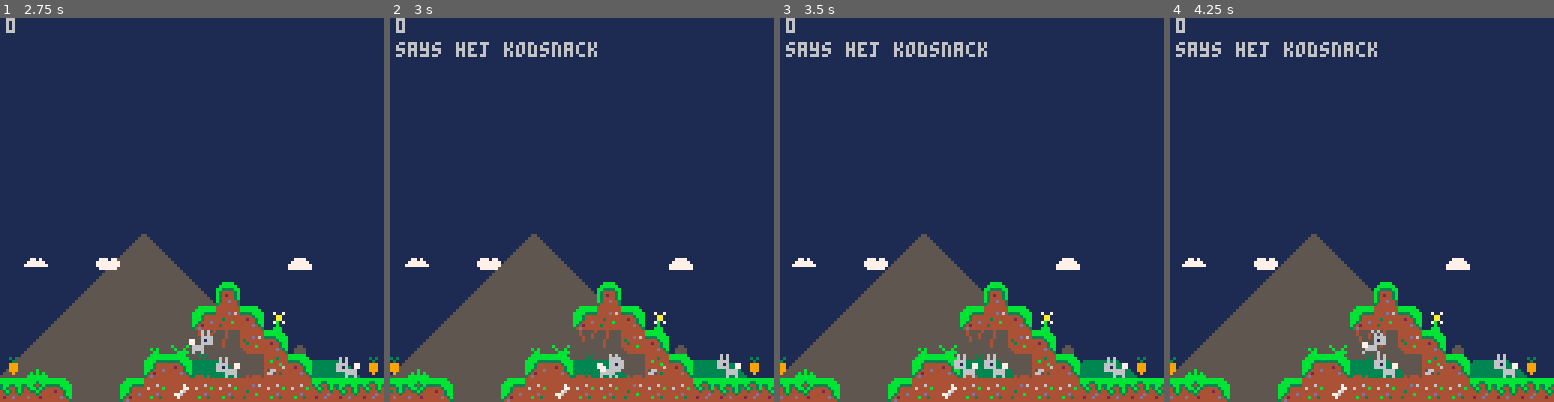
Above: before the commit, frames 1-4 (left to right).
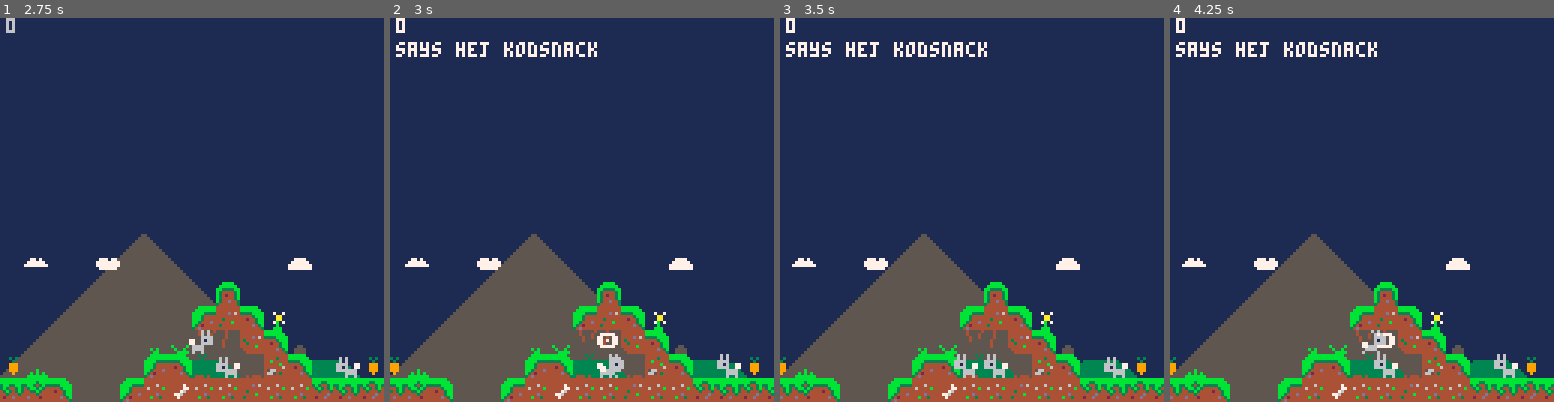
Above: after the commit, the same moments.

Repository: madeso/spelsylt6-hopp
Game: PICO-8 cartridge spelsylt.p8
Same seed, same stepped clock (60 frames per second), same inputs: the game is played once before the commit and once after it.
Inputs:
- Up to frame 1 (2.75 s): tap X (X key) at 0.33, 1.07, 1.85 s; tap O (Z key) at 0.7, 1.7, 2.1, 2.5 s; hold Right 1.6-2.1 s; hold Right from 2.47 s (still down)
- Up to frame 2 (3 s): keep holding Right; tap O (Z key) at 2.9 s; tap X (X key) at 2.97 s
- Up to frame 3 (3.5 s): release Right at 3.03 s; hold Left from 3.08 s (still down); tap O (Z key) at 3.3 s
- Up to frame 4 (4.25 s): release Left at 3.58 s; tap O (Z key) at 3.7, 4.1 s; hold Right from 4.02 s (still down); tap X (X key) at 4.08 s

Frame 1 is identical in both runs. In frame 2, 1.1% of the frame differs, in the area x 1-60%, y 0-86%; in frame 3, 1.0%; in frame 4, 1.1%.

Commit message:
feat: button indicator when supposed to talk

Diff:
--- a/spelsylt.p8
+++ b/spelsylt.p8
@@ -51,6 +51,8 @@
 		r=8 * 127
 	}
 	gravity=0.3
+	blink = 0
+	blinkt = 0
 
 
 	ground_fric=0.85
@@ -77,6 +79,13 @@
 	player_animate()
 	pickup_carrots()
 	update_harar()
+
+	blinkt += dt
+	if blinkt>0.3 then
+		blinkt -= 0.3
+		blink = (blink + 1)%10
+	end
+
 
 	-- camera logic
 	local cx = pl.x
@@ -332,8 +341,8 @@
 	do
 		local dx, dy
  	c=crts[i]
- 	dx = abs(c.x+4 - pl.x)
- 	dy = abs(c.y - pl.y)
+ 	dx = c.x+4 - pl.x
+ 	dy = c.y - pl.y
  	dx *= dx
  	dy *= dy
  	if (dx+dy) < 12 then
@@ -366,6 +375,7 @@
 				c.x = x*8
 				c.y = y*8
 				c.sp = 1
+				c.plclose=false
 				c.text = har_text[index]
 				c.anim=rnd(1) --time
 				c.animi=0 -- index in frame
@@ -381,6 +391,13 @@
 		local c = har[i]
 		local flp = c.x - pl.x > 0
 		spr(c.sp, c.x, c.y, 1,1, flp)
+		if c.plclose then
+			local cc = 0
+			if blink % 2 == 0 then
+				cc = 7
+				print("🅾️", c.x, c.y-7, cc)
+			end
+		end
 	end
 end
 
@@ -389,13 +406,14 @@
 	do
 		local dx, dy
  	c=har[i]
- 	dx = abs(c.x+4 - pl.x)
- 	dy = abs(c.y - pl.y)
+ 	dx = c.x+4 - pl.x
+ 	dy = c.y - pl.y
  	dx *= dx
  	dy *= dy
  	anim(c, {1, 2}, 0.5)
- 	if (dx+dy) < 24 and btnp(🅾️) then
- 		dbg = "says " .. c.text
+ 	c.plclose=(dx+dy) < 200
+ 	if c.plclose and btnp(🅾️) then
+	 	dbg = "says " .. c.text
  	end
 	end
 
